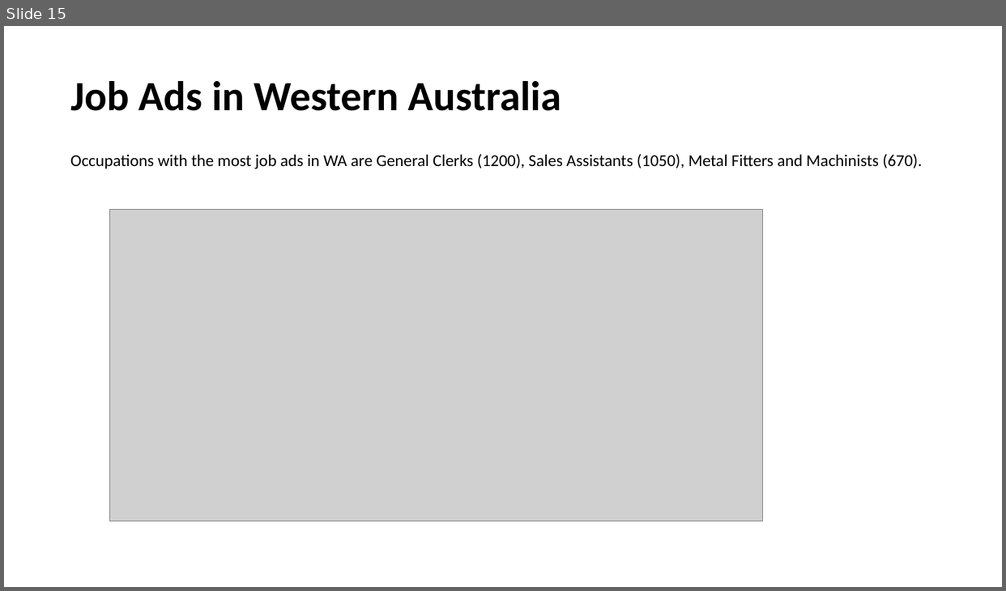
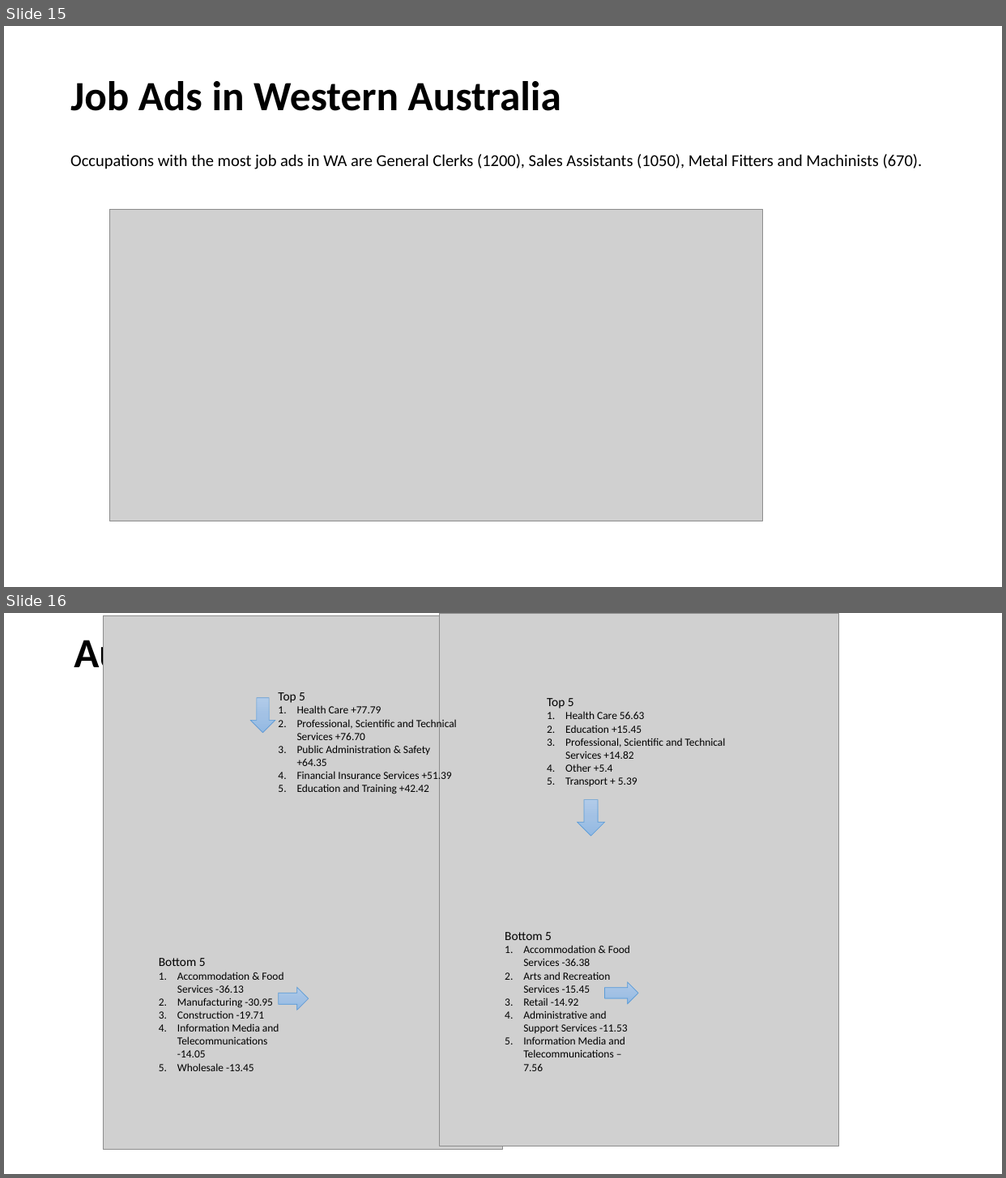
Before and after one commit to CarmenK2/GroupProject1, a slide deck: Final PPT Presentation.pptx. Shown one above the other, each under a label of ours: slide 15 before the commit, slides 15 and 16 after it. The pictures are 1006x591 and 1006x1178 pixels, drawn with LibreOffice and Linux fonts; fonts in the diff are those of the drawing; grey boxes stand for pictures. Boxes give left, top, right and bottom in pixels: in the first picture for what was removed or moved away, otherwise in the second. Text is boxed around its words. In the diff, an @@ line names an element or a change of style, - is before the commit and + after.

```diff
--- a/Final PPT Presentation.pptx
+++ b/Final PPT Presentation.pptx
@@ slide 16 added at (4, 613, 1002, 1174), background #FFFFFF @@
@@ title added at (74, 633, 624, 678), 40 pt, text #000000, bold @@
+Australian FT vs PT Employment
@@ picture added at (103, 616, 503, 1150) @@
@@ picture added at (439, 613, 839, 1147) @@
@@ down arrow added at (250, 697, 275, 732), fill gradient #B1CBE9 to #A3C1E5 to #93B9E4, outline #5B9BD5 0.5 pt @@
@@ text added at (278, 692, 457, 794), 10.5 pt, text #000000 @@
+Top 5
+1. Health Care +77.79
+2. Professional, Scientific and Technical Services +76.70
+3. Public Administration & Safety +64.35
+4. Financial Insurance Services +51.39
+5. Education and Training +42.42
@@ text added at (547, 698, 726, 786), 10.5 pt, text #000000 @@
+Top 5
+1. Health Care 56.63
+2. Education +15.45
+3. Professional, Scientific and Technical Services +14.82
+4. Other +5.4
+5. Transport + 5.39
@@ down arrow added at (577, 800, 605, 836), fill gradient #B1CBE9 to #A3C1E5 to #93B9E4, outline #5B9BD5 0.5 pt @@
@@ text added at (505, 932, 630, 1071), 10.5 pt, text #000000 @@
+Bottom 5
+1. Accommodation & Food Services -36.38
+2. Arts and Recreation Services -15.45
+3. Retail -14.92
+4. Administrative and Support Services -11.53
+5. Information Media and Telecommunications – 7.56
@@ text added at (159, 958, 283, 1071), 10.5 pt, text #000000 @@
+Bottom 5
+1. Accommodation & Food Services -36.13
+2. Manufacturing -30.95
+3. Construction -19.71
+4. Information Media and Telecommunications -14.05
+5. Wholesale -13.45
@@ right arrow added at (279, 987, 309, 1010), fill gradient #B1CBE9 to #A3C1E5 to #93B9E4, outline #5B9BD5 0.5 pt @@
@@ right arrow added at (605, 983, 639, 1004), fill gradient #B1CBE9 to #A3C1E5 to #93B9E4, outline #5B9BD5 0.5 pt @@
```
Also in this commit, not shown: 1 other slide added, 4 slides removed.
